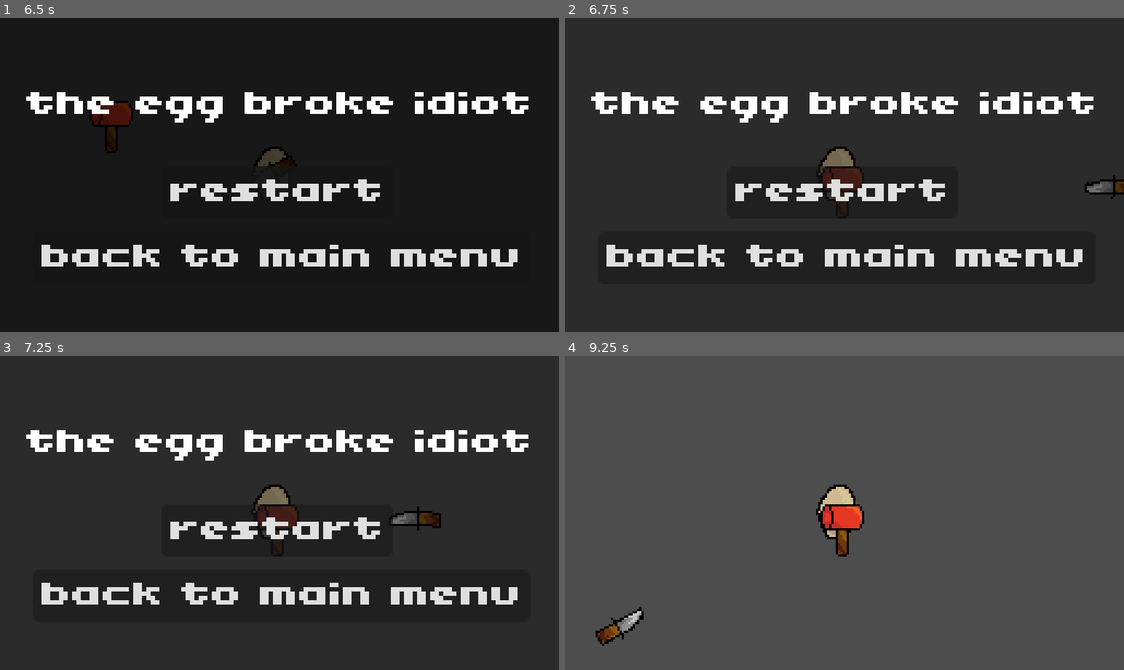
Above: before the commit, frames 1-4 (two rows, left to right).
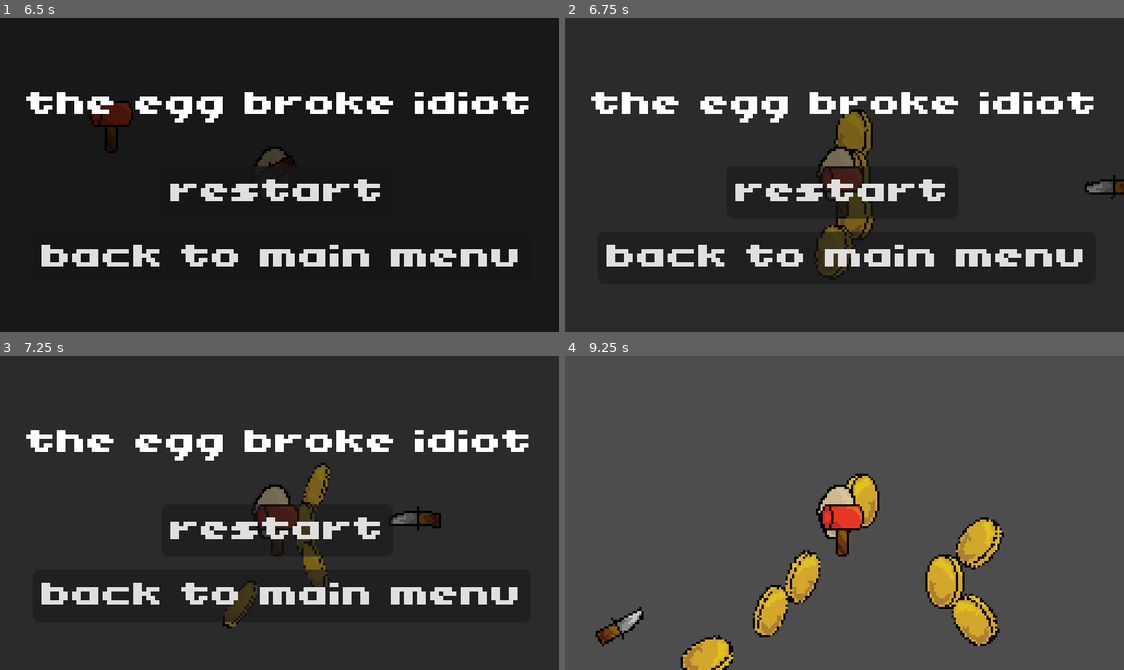
Above: after the commit, the same moments.

Repository: OliveADay/eggwatch
Game: Godot game, scene res://main_menu.tscn
Same seed, same stepped clock (60 frames per second), same inputs: the game is played once before the commit and once after it.
Inputs (mouse positions are in pixels of both pictures, inside the frame that each line leads up to):
- Up to frame 1 (6.5 s): click "play" at 0.5 s; move the mouse to (402, 159) at 1.27 s; click (402, 159) at 1.42 s; move the mouse to (167, 190) at 2.02 s; click (167, 190) at 2.17 s; move the mouse to (335, 105) at 2.77 s; click (335, 105) at 2.92 s; move the mouse to (251, 237) at 3.52 s; click (251, 237) at 3.67 s; click "play" at 4.25 s; move the mouse to (447, 222) at 5.02 s; click (447, 222) at 5.17 s; move the mouse to (111, 127) at 5.77 s; click (111, 127) at 5.92 s
- Up to frame 2 (6.75 s): click "restart" at 6.5 s
- Up to frame 3 (7.25 s): no input
- Up to frame 4 (9.25 s): click "restart" at 7.25 s; move the mouse to (872, 513) at 8.02 s; click (872, 513) at 8.17 s; click "restart" at 8.75 s

Frame 1 is identical in both runs. In frame 2, 1.9% of the frame differs, in the area x 44-56%, y 29-83%; in frame 3, 1.3%; in frame 4, 6.0%, in the area x 20-79%, y 37-100%.

Commit message:
big changes_full coin system not up yet

Diff:
--- /dev/null
+++ b/bomb.gd
@@ -0,0 +1,12 @@
+extends Area2D
+
+
+func _on_timer_timeout() -> void:
+	$Sprite2D.frame = 1
+	for body in get_overlapping_bodies():
+		body.queue_free()
+	$explod_hold.start()
+
+
+func _on_explod_hold_timeout() -> void:
+	queue_free()
--- a/bomb.tscn
+++ b/bomb.tscn
@@ -1,5 +1,32 @@
 [gd_scene format=3 uid="uid://bdq1b6uaa3k3w"]
 
+[ext_resource type="Script" uid="uid://c7mo1m0tvttx4" path="res://bomb.gd" id="1_4fn8o"]
+[ext_resource type="Texture2D" uid="uid://clrbjf3gya3bc" path="res://bomb-Sheet.png" id="1_573fp"]
+
+[sub_resource type="RectangleShape2D" id="RectangleShape2D_4fn8o"]
+size = Vector2(41, 37)
+
 [node name="Bomb" type="Area2D" unique_id=441117945]
+collision_layer = 0
+collision_mask = 2
+script = ExtResource("1_4fn8o")
 
 [node name="Sprite2D" type="Sprite2D" parent="." unique_id=1351597386]
+texture_filter = 1
+texture = ExtResource("1_573fp")
+hframes = 2
+
+[node name="CollisionShape2D" type="CollisionShape2D" parent="." unique_id=2115479228]
+position = Vector2(0.5, 0.5)
+shape = SubResource("RectangleShape2D_4fn8o")
+
+[node name="explod_main" type="Timer" parent="." unique_id=70842187]
+one_shot = true
+autostart = true
+
+[node name="explod_hold" type="Timer" parent="." unique_id=693201760]
+wait_time = 0.2
+one_shot = true
+
+[connection signal="timeout" from="explod_main" to="." method="_on_timer_timeout"]
+[connection signal="timeout" from="explod_hold" to="." method="_on_explod_hold_timeout"]
--- a/coin.gd
+++ b/coin.gd
@@ -1,5 +1,8 @@
 extends RigidBody2D
 var total = 0
+
+func _ready() -> void:
+	set_axis_velocity(Vector2(randf_range(-50,50),randf_range(-50,50)))
 
 func _process(delta: float) -> void:
 	scale.x = sin(total)
--- a/coin.tscn
+++ b/coin.tscn
@@ -9,7 +9,8 @@
 [node name="coin" type="RigidBody2D" unique_id=1464445795]
 position = Vector2(22, 14)
 collision_layer = 32
-collision_mask = 0
+collision_mask = 32
+gravity_scale = 0.0
 script = ExtResource("3_h4etq")
 metadata/_edit_group_ = true
 
--- a/hammer.gd
+++ b/hammer.gd
@@ -4,12 +4,15 @@
 var cooldown_current = 0
 var released = true
 var first = false
+var coin_ref = preload("res://coin.tscn")
+signal coined(amount)
 
 func _process(delta: float) -> void:
 	position = get_global_mouse_position()
 	if Input.is_mouse_button_pressed(MOUSE_BUTTON_LEFT) and cooldown_current <= 0:
 		$Sprite2D.rotation = 30
 		if has_overlapping_bodies() and not first:
+			spawn_coins()
 			get_overlapping_bodies()[0].queue_free()
 			first = true
 		released = true
@@ -20,3 +23,12 @@
 		$Sprite2D.rotation = 0
 		cooldown_current-=delta
 		released = true
+func spawn_coins():
+	var total = 0
+	print("exit")
+	for i in range(0,randi_range(1,2)):
+		var coin = coin_ref.instantiate()
+		get_tree().root.add_child(coin)
+		coin.position = position
+		total+=1
+	coined.emit(total)
--- a/knife.gd
+++ b/knife.gd
@@ -1,6 +1,7 @@
 extends RigidBody2D
 @export var SPEED = 2
 var egg:Node2D
+
 
 func _ready() -> void:
 	egg = get_tree().get_first_node_in_group("egg")
Binary file added: bomb-Sheet.png
Not shown, added: bomb-Sheet.png.import
Binary file changed: bomb.aseprite
Not shown, added: bomb.gd.uid
